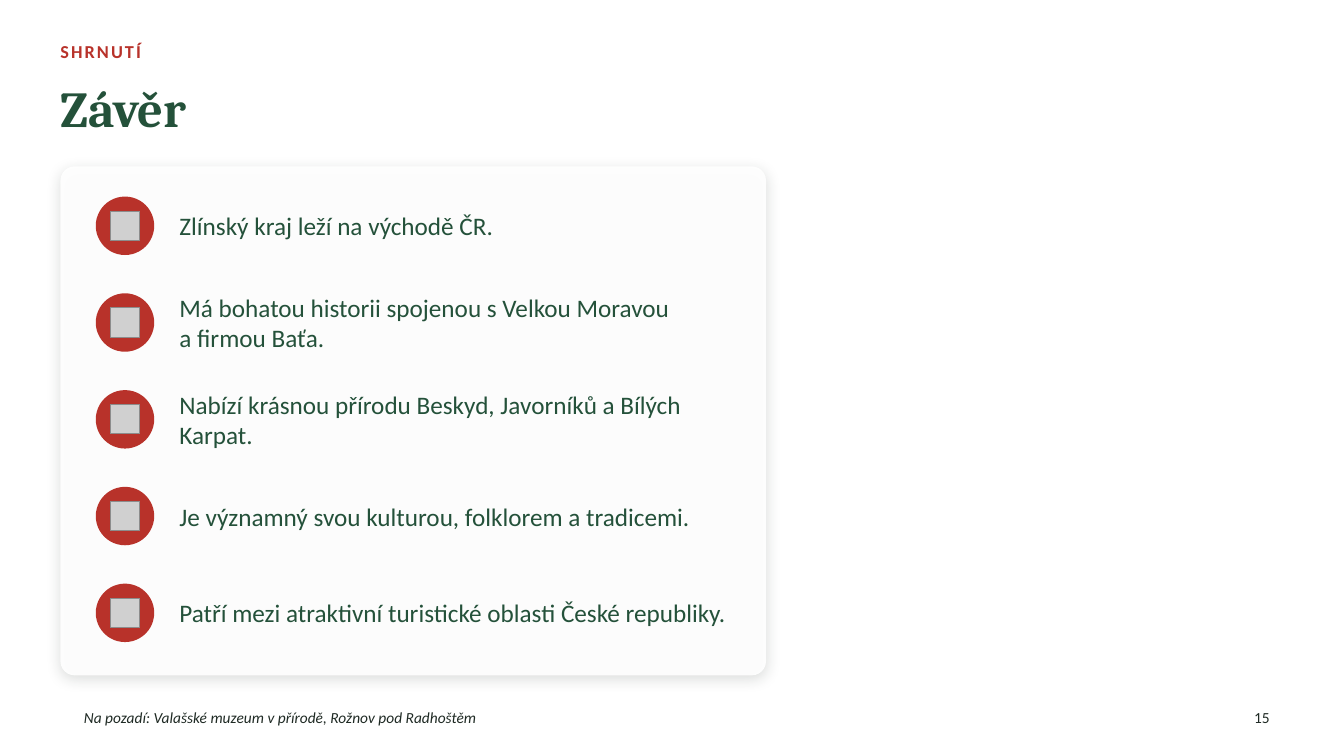
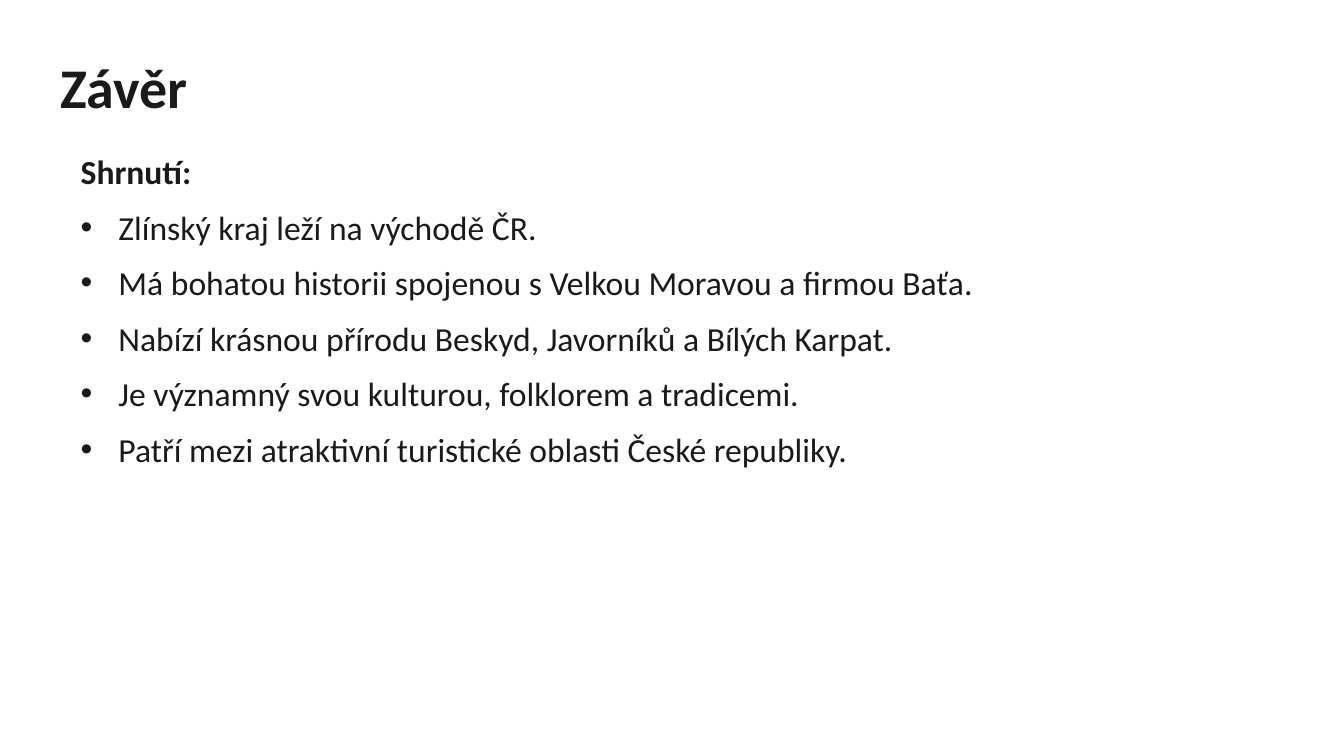
Before and after one commit to martinekst/study, a slide deck: slide 15 of zlinsky-kraj/Zlinsky_kraj.pptx. Drawn at 1344x756 pixels with LibreOffice and Linux fonts; fonts in the diff are those of the drawing; grey boxes stand for pictures; background and template pictures are left out. Boxes give left, top, right and bottom in pixels: in the first picture for what was removed or moved away, otherwise in the second. Text is boxed around its words. In the diff, an @@ line names an element or a change of style, - is before the commit and + after.

```diff
--- a/zlinsky-kraj/Zlinsky_kraj.pptx
+++ b/zlinsky-kraj/Zlinsky_kraj.pptx
@@ title "Závěr": place and size @@
-title "Závěr" at box(60, 91, 186, 128)
+title "Závěr" at box(60, 69, 187, 109)
@@ title "Závěr" at box(60, 69, 187, 109): size 36 to 40 pt, font Cambria to Calibri, text colour #24513A to #1A1A1A @@
@@ text removed at box(60, 43, 140, 58) @@
-SHRNUTÍ
@@ rounded rectangle removed at box(60, 166, 766, 676) @@
@@ text added at box(81, 160, 972, 468), 24 pt, text #1A1A1A @@
+Shrnutí:
+• Zlínský kraj leží na východě ČR.
+• Má bohatou historii spojenou s Velkou Moravou a firmou Baťa.
+• Nabízí krásnou přírodu Beskyd, Javorníků a Bílých Karpat.
+• Je významný svou kulturou, folklorem a tradicemi.
+• Patří mezi atraktivní turistické oblasti České republiky.
@@ ellipse removed at box(96, 197, 154, 255) @@
@@ picture removed at box(110, 212, 139, 241) @@
@@ text removed at box(179, 215, 493, 240) @@
-Zlínský kraj leží na východě ČR.
@@ ellipse removed at box(96, 293, 154, 352) @@
@@ text removed at box(179, 299, 669, 347) @@
-Má bohatou historii spojenou s Velkou Moravou a firmou Baťa.
@@ picture removed at box(110, 309, 139, 338) @@
@@ ellipse removed at box(96, 390, 154, 449) @@
@@ picture removed at box(110, 404, 139, 434) @@
@@ text removed at box(179, 396, 680, 448) @@
-Nabízí krásnou přírodu Beskyd, Javorníků a Bílých Karpat.
@@ ellipse removed at box(96, 487, 154, 545) @@
@@ picture removed at box(110, 501, 139, 530) @@
@@ text removed at box(179, 508, 689, 530) @@
-Je významný svou kulturou, folklorem a tradicemi.
@@ ellipse removed at box(96, 584, 154, 642) @@
@@ picture removed at box(110, 598, 139, 627) @@
@@ text removed at box(179, 602, 726, 626) @@
-Patří mezi atraktivní turistické oblasti České republiky.
@@ text removed at box(84, 712, 476, 726) @@
-Na pozadí: Valašské muzeum v přírodě, Rožnov pod Radhoštěm
@@ rectangle removed at box(1238, 701, 1287, 735) @@
@@ page number removed at box(1254, 713, 1270, 723) @@
-15
```
Also in this commit, not shown: 25 other slides changed, 2 slides added, 2 slides removed.
